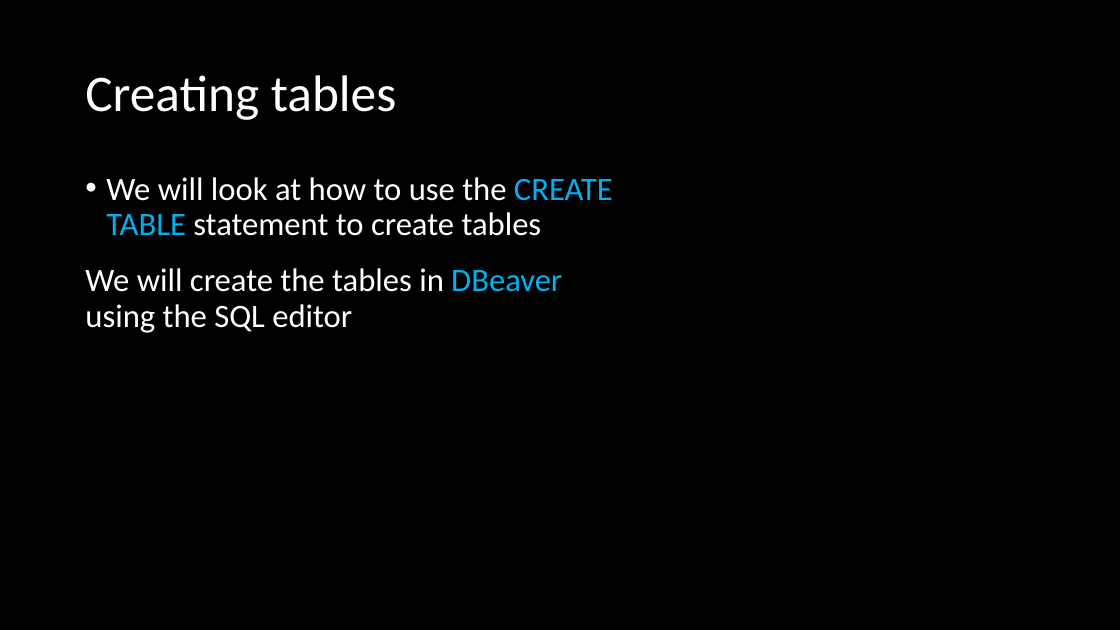
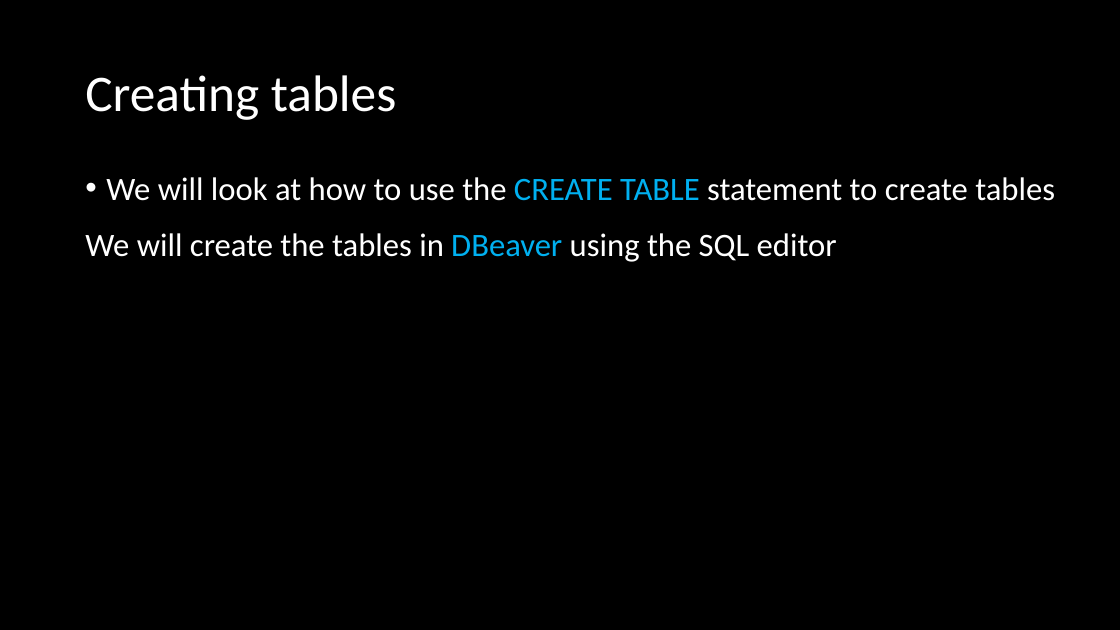
Before and after one commit to ckiefriter1/PT-BESD, a slide deck: slide 6 of Week8/W8.01. Week 2 Overview.pptx. Drawn at 1120x630 pixels with LibreOffice and Linux fonts; fonts in the diff are those of the drawing. Boxes give left, top, right and bottom in pixels: in the first picture for what was removed or moved away, otherwise in the second. Text is boxed around its words. In the diff, an @@ line names an element or a change of style, - is before the commit and + after.

```diff
--- a/Week8/W8.01. Week 2 Overview.pptx
+++ b/Week8/W8.01. Week 2 Overview.pptx
@@ text "We will look at how ..." rewrapped from [85,177,613,333] to [85,177,1055,262] @@
```
Also in this commit, not shown: 3 other slides changed, 17 other files.
